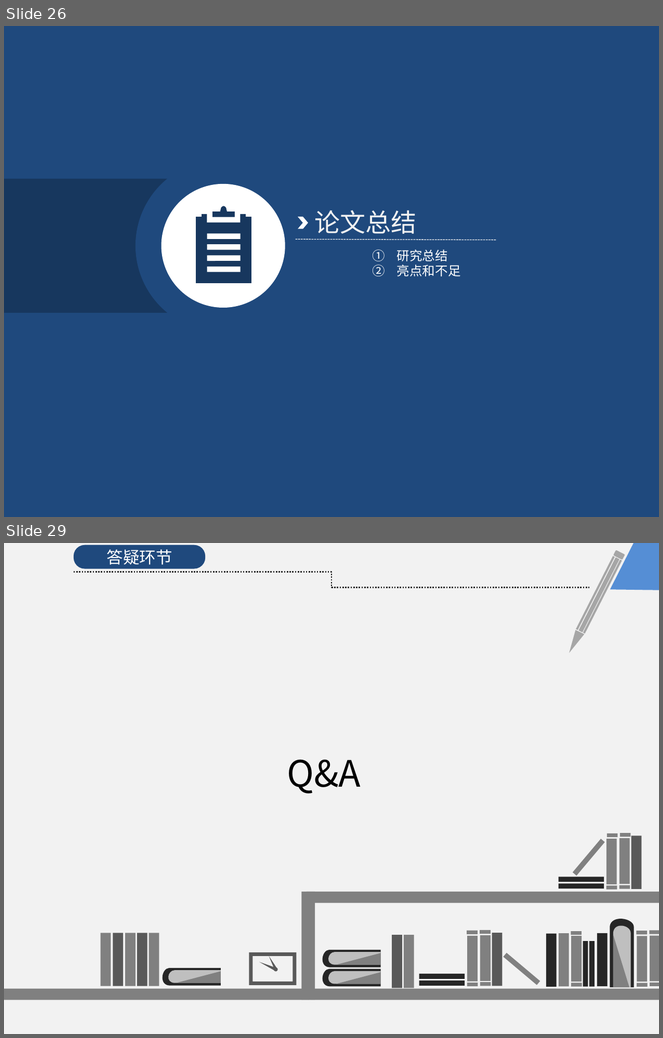
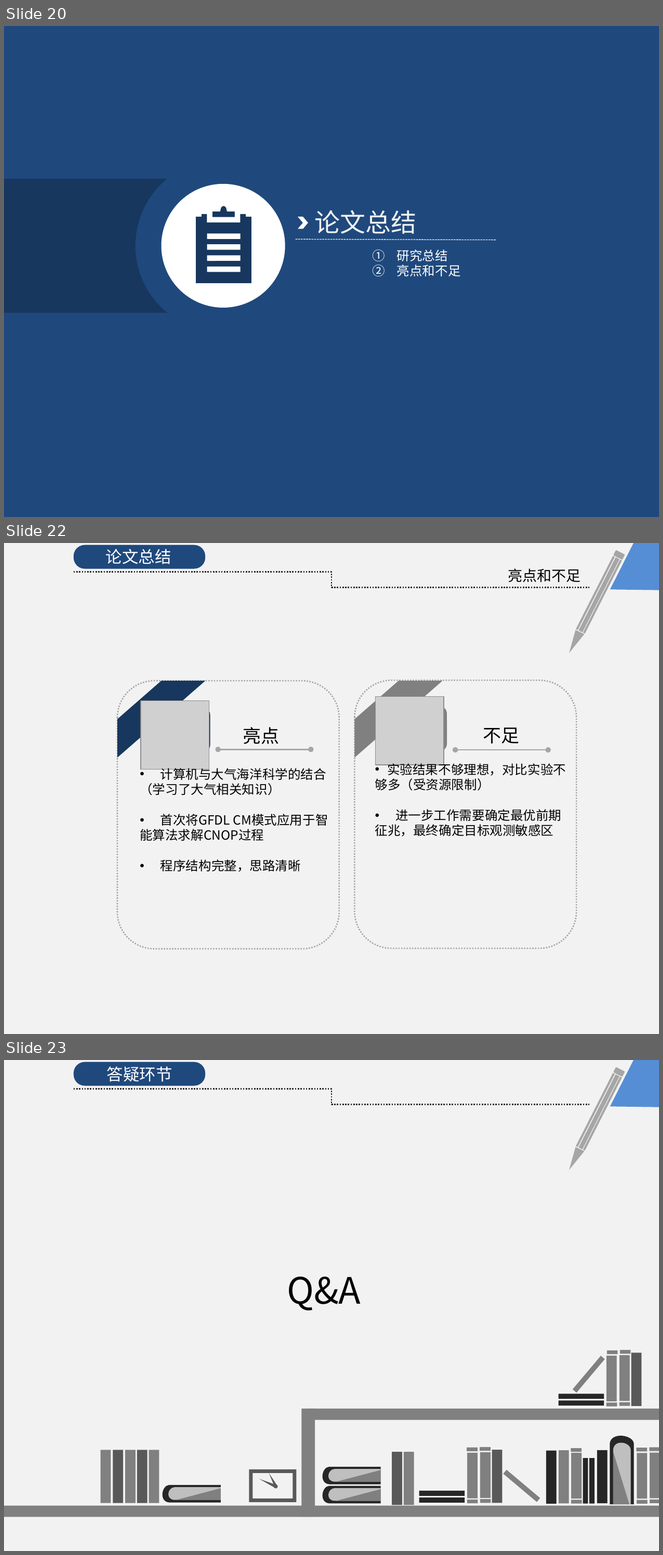
Before and after one commit to KrisCheng/GraduationDesign, a slide deck: FinalPaper/毕业答辩.pptx. Shown one above the other, each under a label of ours: slides 26 and 29 before the commit, slides 20, 22 and 23 after it; the slides between them are not shown. The pictures are 663x1038 and 663x1555 pixels, drawn with LibreOffice and Linux fonts; fonts in the diff are those of the drawing; grey boxes stand for pictures. Boxes give left, top, right and bottom in pixels: in the first picture for what was removed or moved away, otherwise in the second. Text is boxed around its words. In the diff, an @@ line names an element or a change of style, - is before the commit and + after.

```diff
--- a/FinalPaper/毕业答辩.pptx
+++ b/FinalPaper/毕业答辩.pptx
@@ slide 22 added at bbox=[4, 543, 659, 1034], background #FFFFFF @@
@@ rectangle added at bbox=[4, 543, 659, 1034], fill #F2F2F2 @@
@@ rounded rectangle added at bbox=[74, 545, 205, 568], fill #1F497D @@
@@ text added at bbox=[106, 549, 171, 564], 18 pt, text #FFFFFF @@
+论文总结
@@ freeform shape added at bbox=[610, 543, 659, 590], fill #558ED5 @@
@@ elbow line added from (74, 572) to (590, 588), #262626 1.5 pt dashed @@
@@ text added at bbox=[508, 568, 581, 583], 16 pt, text #000000 @@
+亮点和不足
@@ group added at bbox=[565, 550, 625, 655]: 3 rectangles, 1 rounded rectangle, 1 freeform shape @@
@@ rounded rectangle added at bbox=[117, 681, 339, 949], outline #A6A6A6 1.5 pt dashed @@
@@ diag stripe added at bbox=[117, 681, 205, 757], fill #17375E @@
@@ rounded rectangle added at bbox=[354, 681, 577, 949], outline #A6A6A6 1.5 pt dashed @@
@@ diag stripe added at bbox=[354, 681, 442, 757], fill #808080 @@
@@ picture added at bbox=[375, 696, 444, 765] @@
@@ picture added at bbox=[141, 701, 210, 770] @@
@@ rounded rectangle added at bbox=[150, 707, 210, 753], fill #17375E @@
@@ rounded rectangle added at bbox=[386, 706, 447, 752], fill #808080 @@
@@ text added at bbox=[243, 727, 279, 744], 20 pt, text #000000 @@
+亮点
@@ text added at bbox=[483, 728, 520, 744], 20 pt, text #000000 @@
+不足
@@ double arrow added from (218, 749) to (311, 749), #A6A6A6 1.5 pt @@
@@ double arrow added from (455, 750) to (548, 750), #A6A6A6 1.5 pt @@
@@ text added at bbox=[140, 766, 328, 872], 14 pt, text #000000 @@
+• 计算机与大气海洋科学的结合
+（学习了大气相关知识）
+• 首次将GFDL CM模式应用于智
+能算法求解CNOP过程
+• 程序结构完整，思路清晰
@@ text added at bbox=[375, 761, 566, 837], 14 pt, text #000000 @@
+• 实验结果不够理想，对比实验不
+够多（受资源限制）
+• 进一步工作需要确定最优前期
+征兆，最终确定目标观测敏感区
@@ what was slide 26 is now slide 20 @@
@@ what was slide 29 is now slide 23 @@
```
Also in this commit, not shown: 12 slides changed, 4 other slides added, 11 slides removed, 1 other file.
